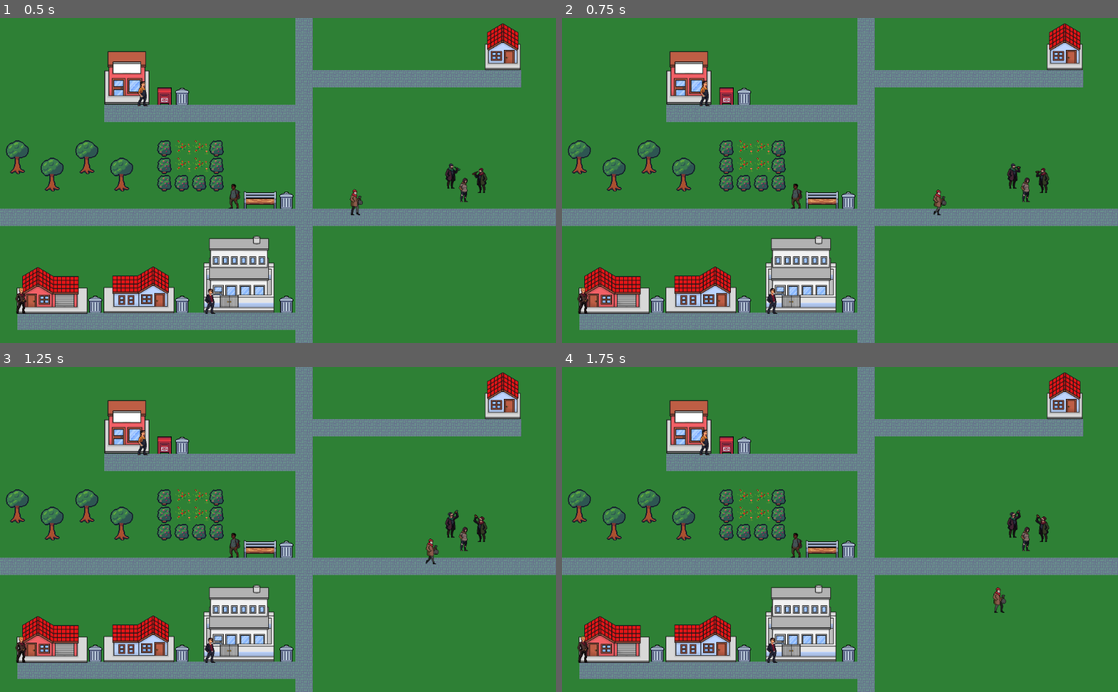
Above: before the commit, frames 1-4 (two rows, left to right).
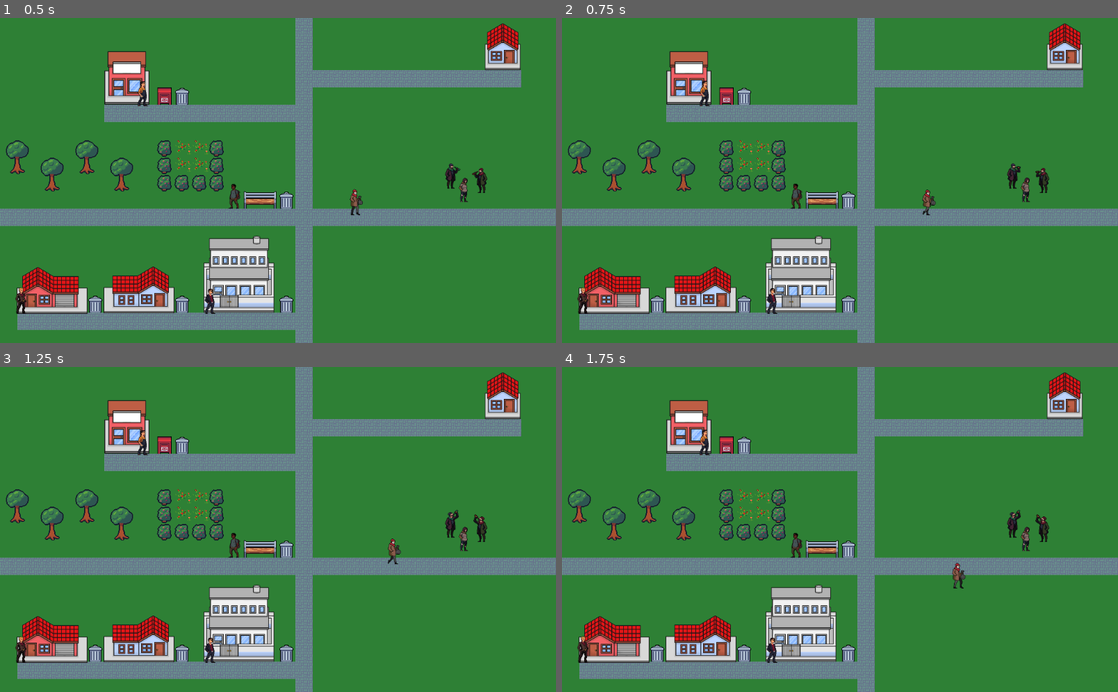
Above: after the commit, the same moments.

Repository: MakeKato/pulsu-king
Game: Godot game, scene res://World0.tscn
The game is run twice, just before and just after one commit, with the same random seed, the same clock (stepped at 60 frames per second) and the same inputs.
Inputs:
- Up to frame 1 (0.5 s): no input
- Up to frame 2 (0.75 s): tap Enter at 0.5 s; hold Right (ui_right) from 0.53 s (still down)
- Up to frame 3 (1.25 s): keep holding Right (ui_right)
- Up to frame 4 (1.75 s): release Right (ui_right) at 1.28 s; hold Down (ui_down) from 1.28 s (still down)

Frame 1 is identical in both runs. In frame 2, 0.2% of the frame differs, in the area x 64-70%, y 52-61%; in frame 3, 0.2%; in frame 4, 0.2%, in the area x 70-80%, y 60-76%.

Commit message:
world0update

Diff:
--- a/World0.tscn
+++ b/World0.tscn
@@ -15,6 +15,8 @@
 [ext_resource path="res://Npc_female.tscn" type="PackedScene" id=13]
 [ext_resource path="res://NPC_male_sunglasses.tscn" type="PackedScene" id=14]
 [ext_resource path="res://hero/hero.gd" type="Script" id=15]
+[ext_resource path="res://hero/getajob.png" type="Texture" id=16]
+[ext_resource path="res://getajob.gd" type="Script" id=17]
 
 [sub_resource type="CapsuleShape2D" id=3]
 radius = 14.2858
@@ -31,6 +33,22 @@
 [sub_resource type="CapsuleShape2D" id=6]
 radius = 15.7142
 height = 45.7144
+
+[sub_resource type="CircleShape2D" id=7]
+radius = 61.0
+
+[sub_resource type="AtlasTexture" id=8]
+flags = 4
+atlas = ExtResource( 16 )
+region = Rect2( 0, 0, 64, 64 )
+
+[sub_resource type="SpriteFrames" id=9]
+animations = [ {
+"frames": [ SubResource( 8 ) ],
+"loop": true,
+"name": "default",
+"speed": 5.0
+} ]
 
 [node name="World0" type="Node2D"]
 
@@ -155,11 +173,6 @@
 [node name="CollisionPolygon2D" type="CollisionPolygon2D" parent="Bushes"]
 polygon = PoolVector2Array( 1, -2, -6, 7, -6, 82, 1, 88, 113, 88, 114, -4, 92, 0, 90, 16, 90, 64, 17, 64, 17, -3 )
 
-[node name="KinematicBody2D" parent="." instance=ExtResource( 4 )]
-position = Vector2( 657, 335 )
-scale = Vector2( 0.7, 0.7 )
-script = ExtResource( 15 )
-
 [node name="Tree1" type="StaticBody2D" parent="."]
 position = Vector2( 32, 243 )
 
@@ -198,3 +211,24 @@
 
 [node name="CollisionPolygon2D" type="CollisionPolygon2D" parent="Mailbox"]
 polygon = PoolVector2Array( -13, -17, 13, -17, 13, 13, -14, 13 )
+
+[node name="Area2D" type="Area2D" parent="."]
+position = Vector2( 43, 461 )
+script = ExtResource( 17 )
+
+[node name="CollisionShape2D" type="CollisionShape2D" parent="Area2D"]
+position = Vector2( 78, 61 )
+shape = SubResource( 7 )
+
+[node name="AnimatedSprite" type="AnimatedSprite" parent="Area2D"]
+position = Vector2( 21, -1 )
+frames = SubResource( 9 )
+playing = true
+
+[node name="Hero" parent="." instance=ExtResource( 4 )]
+position = Vector2( 657, 335 )
+scale = Vector2( 0.7, 0.7 )
+script = ExtResource( 15 )
+
+[connection signal="body_entered" from="Area2D" to="Area2D" method="_on_Area2D_body_entered"]
+[connection signal="body_exited" from="Area2D" to="Area2D" method="_on_Area2D_body_exited"]
--- /dev/null
+++ b/getajob.gd
@@ -0,0 +1,18 @@
+extends Area2D
+
+onready var speech_bubble = $AnimatedSprite  # Ensure the path is correct
+
+func _ready():
+	speech_bubble.visible = false  # Hide the bubble initially
+
+func _on_Area2D_body_entered(body):
+	print("Body entered:", body.name)  # Debugging
+	if body.name == "Hero":  # Ensure the player's node name is "Hero"
+		speech_bubble.visible = true
+		speech_bubble.play("default")  # Replace "default" with your animation name
+
+func _on_Area2D_body_exited(body):
+	print("Body exited:", body.name)  # Debugging
+	if body.name == "Hero":
+		speech_bubble.stop()
+		speech_bubble.visible = false
--- a/hero/hero.gd
+++ b/hero/hero.gd
@@ -1,7 +1,7 @@
 extends KinematicBody2D
 
 # Speed of the character
-var speed = 200
+var speed = 100
 
 # Reference to the AnimatedSprite node
 onready var animated_sprite = $AnimatedSprite
--- a/project.godot
+++ b/project.godot
@@ -18,6 +18,11 @@
 
 Globals="*res://Globals.gd"
 
+[display]
+
+window/stretch/mode="viewport"
+window/stretch/aspect="keep"
+
 [global]
 
 groups=false
Not shown: 1 places in World0.tscn that only renumber resources
Binary file added: hero/getajob.png
Not shown, added: hero/getajob.png.import
